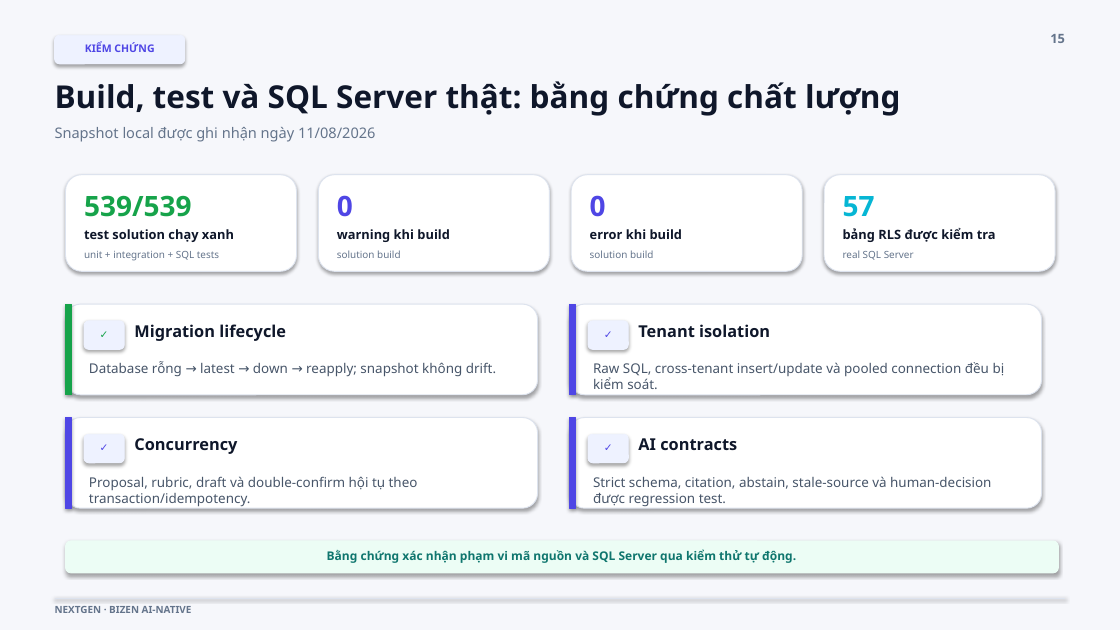
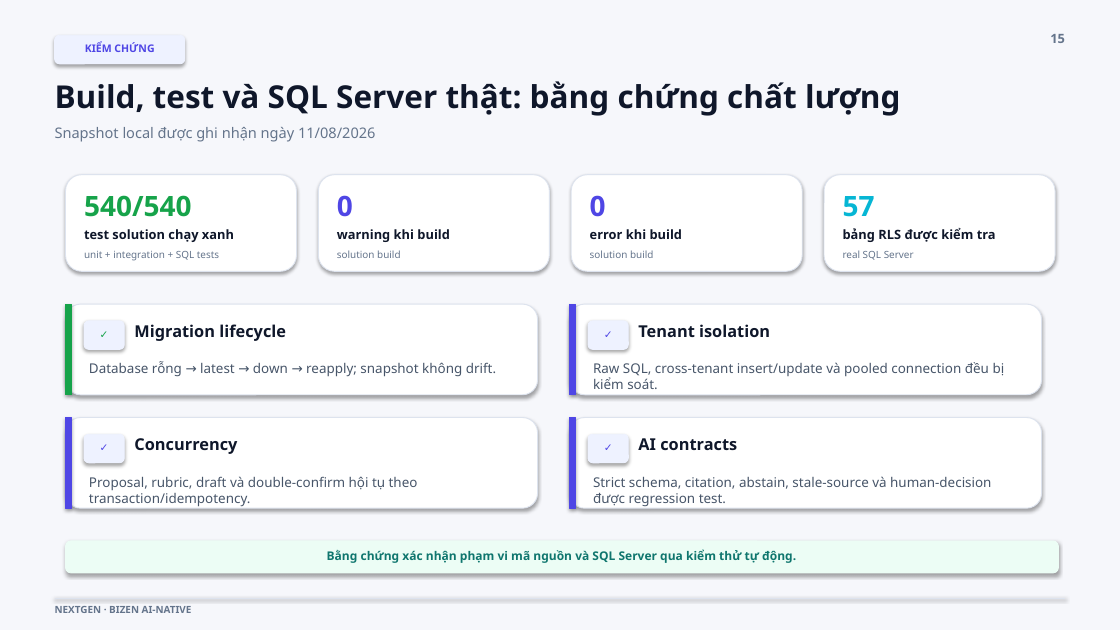
Before and after one commit to nhubui2008/Manage-KPI-or-OKR-System, a slide deck: slide 15 of docs/Presentation_BaoCao_TotNghiep_NEXTGEN.pptx. Drawn at 1120x630 pixels with LibreOffice and Linux fonts; fonts in the diff are those of the drawing. Boxes give left, top, right and bottom in pixels: in the first picture for what was removed or moved away, otherwise in the second. Text is boxed around its words. In the diff, an @@ line names an element or a change of style, - is before the commit and + after.

```diff
--- a/docs/Presentation_BaoCao_TotNghiep_NEXTGEN.pptx
+++ b/docs/Presentation_BaoCao_TotNghiep_NEXTGEN.pptx
@@ text at (84,195,192,217): text changed @@
-539/539
+540/540
```
Also in this commit, not shown: 10 other files.
